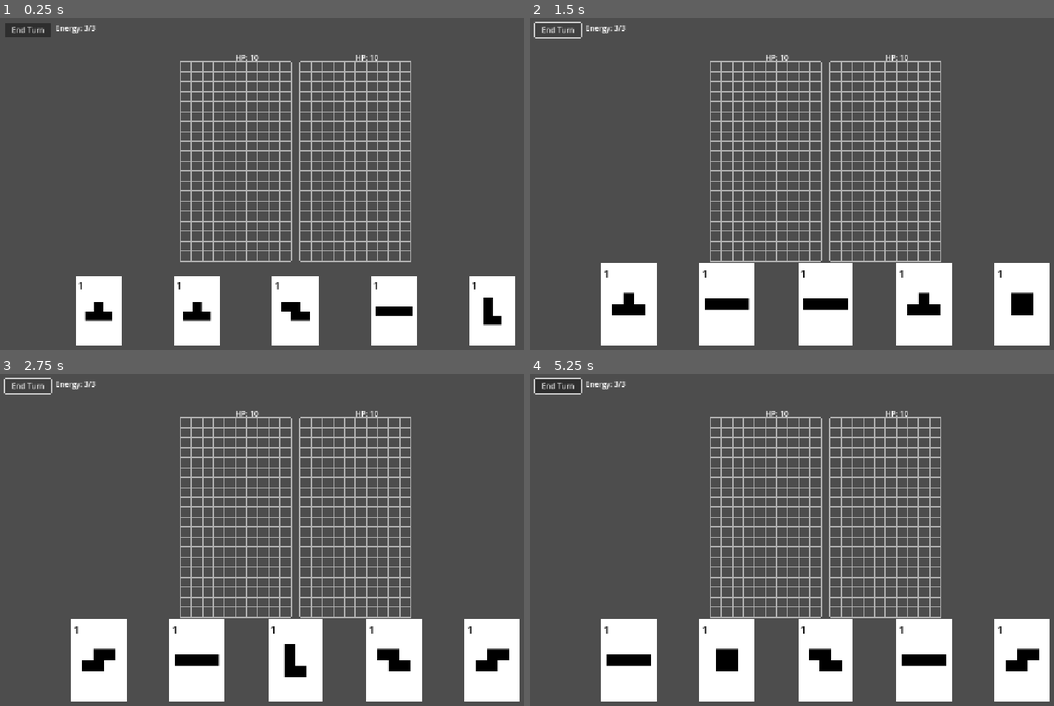
Above: before the commit, frames 1-4 (two rows, left to right).
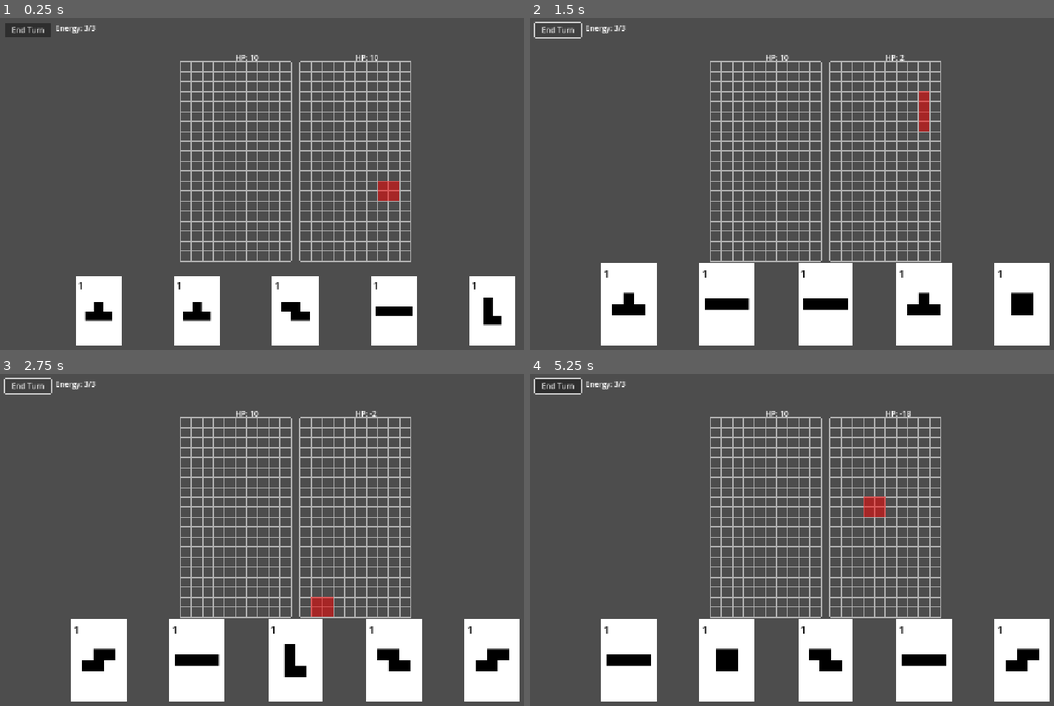
Above: after the commit, the same moments.

Repository: dBinet/SquirrelAttack
Game: Godot game, scene res://scenes/Main.tscn
Same seed, same stepped clock (60 frames per second), same inputs: the game is played once before the commit and once after it.
Inputs (mouse positions are in pixels of both pictures, inside the frame that each line leads up to):
- Up to frame 1 (0.25 s): no input
- Up to frame 2 (1.5 s): click "End Turn" at 0.5 s; click "End Turn" at 1.25 s
- Up to frame 3 (2.75 s): click "End Turn" at 2 s
- Up to frame 4 (5.25 s): tap Enter at 2.75, 4.25 s; move the mouse to (954, 523) at 2.77 s; click (954, 523) at 2.92 s; tap Space at 3.5, 5 s; drag from (708, 556) to (797, 606) at 3.52 s; move the mouse to (886, 466) at 4.27 s; click (886, 466) at 4.42 s; drag from (797, 606) to (650, 490) at 5.02 s

The runs differ from the first frame. In frame 1, 0.2% of the frame differs, in the area x 72-77%, y 49-56%; in frame 2, 0.3%; in frame 3, 0.3%; in frame 4, 0.3%, in the area x 63-73%, y 11-44%.
Error before the commit: Parse Error: Cannot infer the type of "arr" variable because the value doesn't have a set type. (res://scripts/AttackData.gd:17)

Commit message:
Fix type inference error in AttackData

Diff:
--- a/scripts/AttackData.gd
+++ b/scripts/AttackData.gd
@@ -14,7 +14,7 @@
         var json_text := file.get_as_text()
         var data = JSON.parse_string(json_text)
         if typeof(data) == TYPE_DICTIONARY and data.has("attacks"):
-            var arr := data["attacks"]
+            var arr: Array = data["attacks"]
             if arr is Array:
                 for attack in arr:
                     if attack is Array:
